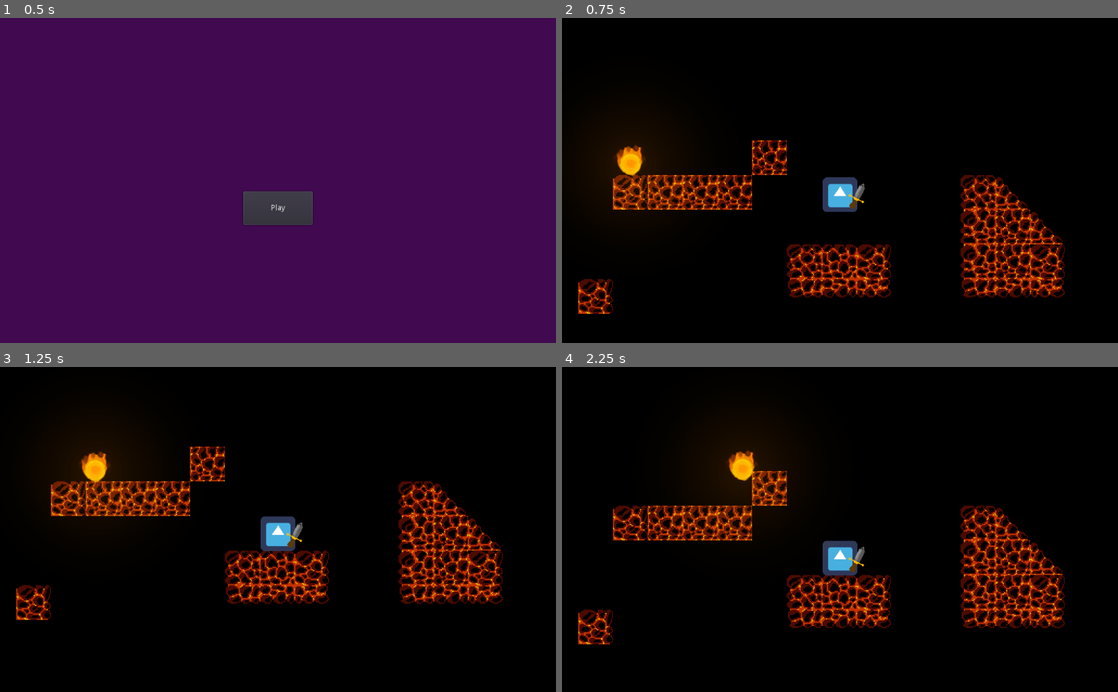
Above: before the commit, frames 1-4 (two rows, left to right).
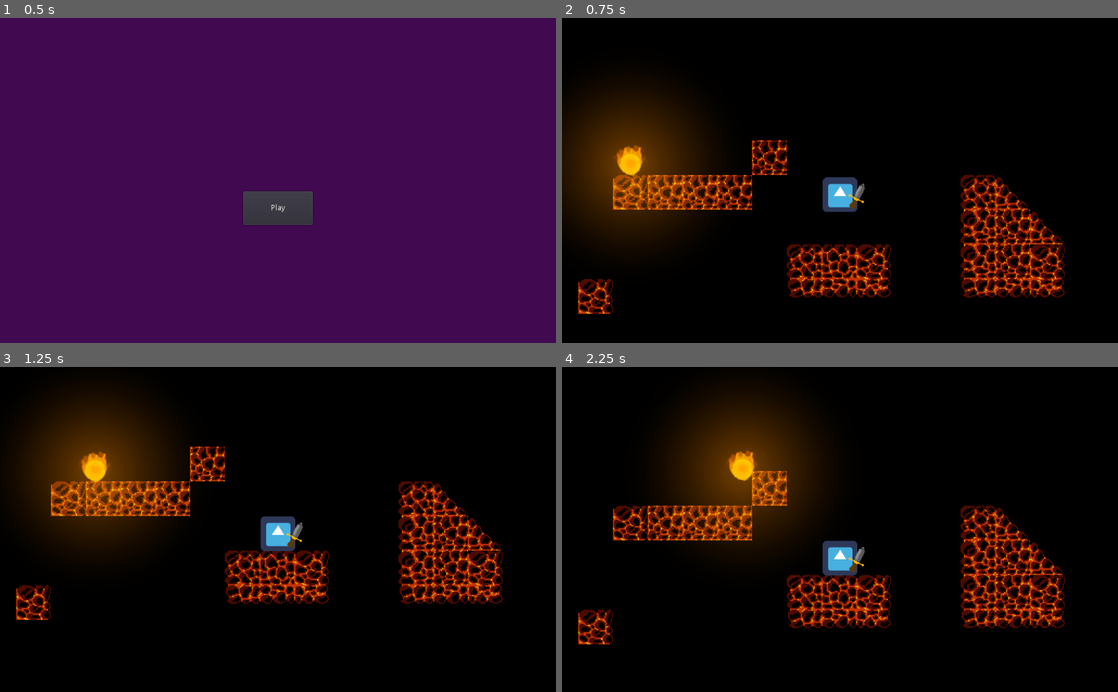
Above: after the commit, the same moments.

Repository: Schmo103/Project-Archimedes-Github-Game-Off-2022-
Game: Godot game, scene res://menu.tscn
Two runs of this game, one before a commit and one after it. Both use one fixed random seed, a clock stepped at 60 frames per second and the inputs below. The project has no main scene, so this scene is started directly. The engine's default icon, where the game draws it, is replaced by a stand-in: a white triangle on a blue panel in a dark square.
Inputs (mouse positions are in pixels of both pictures, inside the frame that each line leads up to):
- Up to frame 1 (0.5 s): no input
- Up to frame 2 (0.75 s): click "Play" at 0.5 s
- Up to frame 3 (1.25 s): no input
- Up to frame 4 (2.25 s): tap Enter (ui_accept) at 1.25, 1.52 s; move the mouse to (962, 513) at 1.27 s; move the mouse to (728, 545) at 2.02 s

Frame 1 is identical in both runs. In frame 2, 7.7% of the frame differs, in the area x 0-25%, y 24-67%; in frame 3, 7.6%; in frame 4, 7.7%.

Commit message:
-small changes

Diff:
--- a/Archimedes/fireball.tscn
+++ b/Archimedes/fireball.tscn
@@ -17,7 +17,7 @@
 	vec4 screencolor = texture(SCREEN_TEXTURE, SCREEN_UV);
 
 	//COLOR = screencolor;
-	COLOR = mix(screencolor, color, pixcolor.r);
+	COLOR = mix(screencolor, color, pixcolor.r * 2.0);
 
 }"
 
--- a/Archimedes/world.tscn
+++ b/Archimedes/world.tscn
@@ -354,30 +354,30 @@
 } ]
 12/z_index = 0
 
+[sub_resource type="Shader" id=19]
+code = "shader_type canvas_item;
+uniform float flash: hint_range(0, 1);
+uniform vec4 color :hint_color = vec4(1.0, 1.0, 1.0, 1.0);
+
+void fragment() {
+	vec4 pixelcolor = texture(TEXTURE, UV);
+	COLOR = mix(pixelcolor, color, flash);
+	COLOR.a *= pixelcolor.a;
+}"
+
+[sub_resource type="ShaderMaterial" id=20]
+shader = SubResource( 19 )
+shader_param/flash = null
+shader_param/color = Color( 1, 1, 1, 1 )
+
+[sub_resource type="RectangleShape2D" id=1]
+extents = Vector2( 31, 31 )
+
 [sub_resource type="Environment" id=18]
 background_mode = 4
 tonemap_mode = 3
 glow_bloom = 0.25
 glow_blend_mode = 1
-
-[sub_resource type="Shader" id=19]
-code = "shader_type canvas_item;
-uniform float flash: hint_range(0, 1);
-uniform vec4 color :hint_color = vec4(1.0, 1.0, 1.0, 1.0);
-
-void fragment() {
-	vec4 pixelcolor = texture(TEXTURE, UV);
-	COLOR = mix(pixelcolor, color, flash);
-	COLOR.a *= pixelcolor.a;
-}"
-
-[sub_resource type="ShaderMaterial" id=20]
-shader = SubResource( 19 )
-shader_param/flash = null
-shader_param/color = Color( 1, 1, 1, 1 )
-
-[sub_resource type="RectangleShape2D" id=1]
-extents = Vector2( 31, 31 )
 
 [node name="World" type="Node2D"]
 script = ExtResource( 6 )
@@ -392,7 +392,6 @@
 [node name="wavy shader" type="Sprite" parent="."]
 visible = false
 material = SubResource( 17 )
-
 position = Vector2( 535, -174 )
 scale = Vector2( 26.5938, 25.2188 )
 texture = ExtResource( 3 )
@@ -404,30 +403,11 @@
 tile_data = PoolIntArray( -1572829, 12, 0, -1572828, 11, 0, -1572827, 2, 0, -1507293, 8, 0, -1507292, 9, 0, -1507291, 1 …(2217 unchanged characters)…
 
 [node name="Fireball" parent="." instance=ExtResource( 8 )]
+position = Vector2( 143, 215 )
+custom_integrator = true
+
+[node name="Fireball2" parent="." instance=ExtResource( 8 )]
 position = Vector2( 912, 47 )
-
-[node name="fire_sprite_timer" type="Timer" parent="."]
-
-[node name="death_note" type="Label" parent="."]
-visible = false
-margin_left = 326.0
-margin_top = 196.0
-margin_right = 601.0
-margin_bottom = 396.0
-text = "You have died"
-align = 1
-valign = 1
-
-[node name="menu" type="Button" parent="."]
-visible = false
-margin_left = 397.0
-margin_top = 335.0
-margin_right = 513.0
-margin_bottom = 394.0
-text = "Menu"
-
-[node name="WorldEnvironment" type="WorldEnvironment" parent="."]
-environment = SubResource( 18 )
 
 [node name="player" type="KinematicBody2D" parent="."]
 material = SubResource( 20 )
@@ -456,17 +436,11 @@
 rotation = 0.460767
 texture = ExtResource( 7 )
 
-
-[node name="Fireball" parent="." instance=ExtResource( 8 )]
-position = Vector2( 143, 215 )
-custom_integrator = true
-
 [node name="Lava" type="Sprite" parent="."]
 position = Vector2( 496, 861 )
 scale = Vector2( 1, 1.31 )
 texture = ExtResource( 1 )
 script = ExtResource( 2 )
-
 
 [node name="fire_sprite_timer" type="Timer" parent="."]
 
@@ -492,8 +466,3 @@
 
 [node name="WorldEnvironment" type="WorldEnvironment" parent="."]
 environment = SubResource( 18 )
-
->
-[connection signal="firesprite_hits_player" from="." to="player" method="_on_World_firesprite_hits_player"]
-[connection signal="timeout" from="fire_sprite_timer" to="." method="_on_fire_sprite_timer_timeout"]
-[connection signal="pressed" from="menu" to="." method="_on_menu_pressed"]
--- a/Archimedes/world/world.gd
+++ b/Archimedes/world/world.gd
@@ -37,11 +37,11 @@
 
 func _on_fire_sprite_timer_timeout():
 	var instance = fire_sprite.instance()
-	add_child(instance)
 	rand_x = randi() % int(screen_x)
 #	rand_y = randi() % int(screen_y)
 	rand_y = $Lava.HEIGHT + 100
 	instance.position = Vector2(rand_x,rand_y)
+	add_child(instance)
 	timer.wait_time = randi() % spawn_time + 1
 
 
